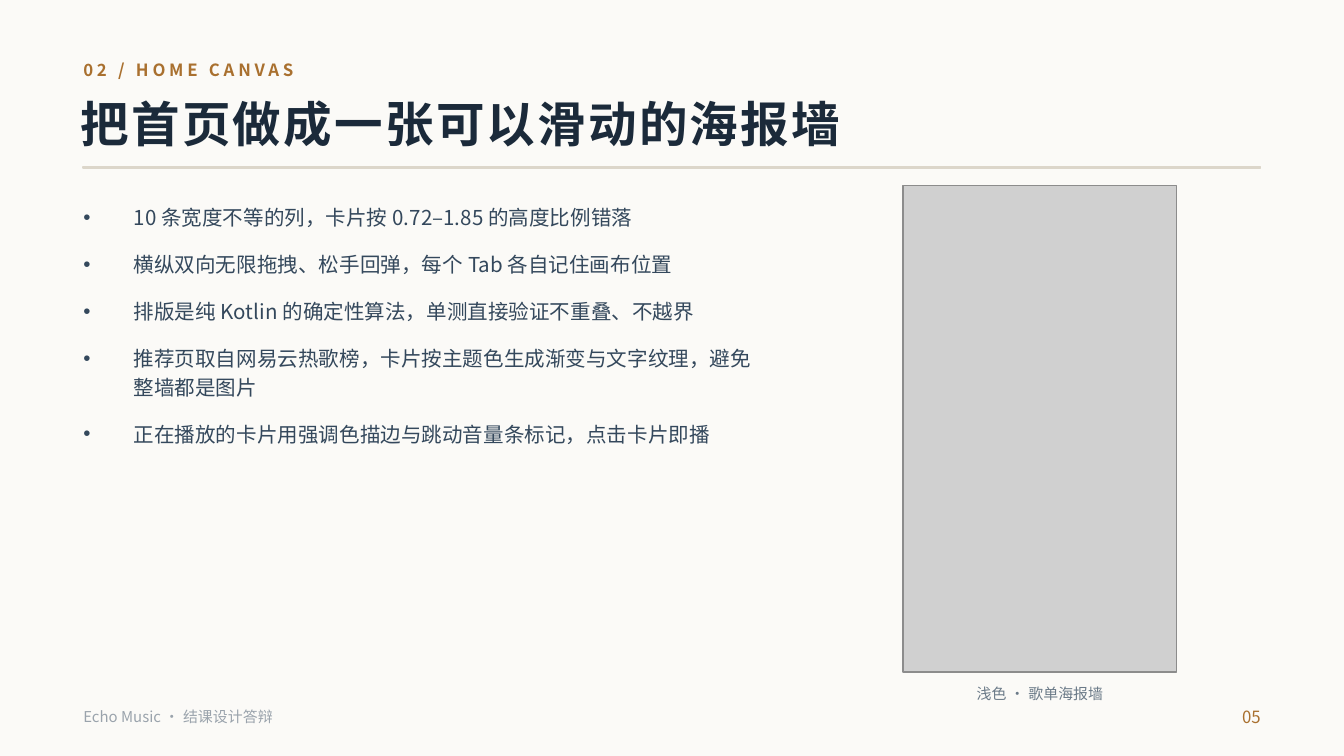
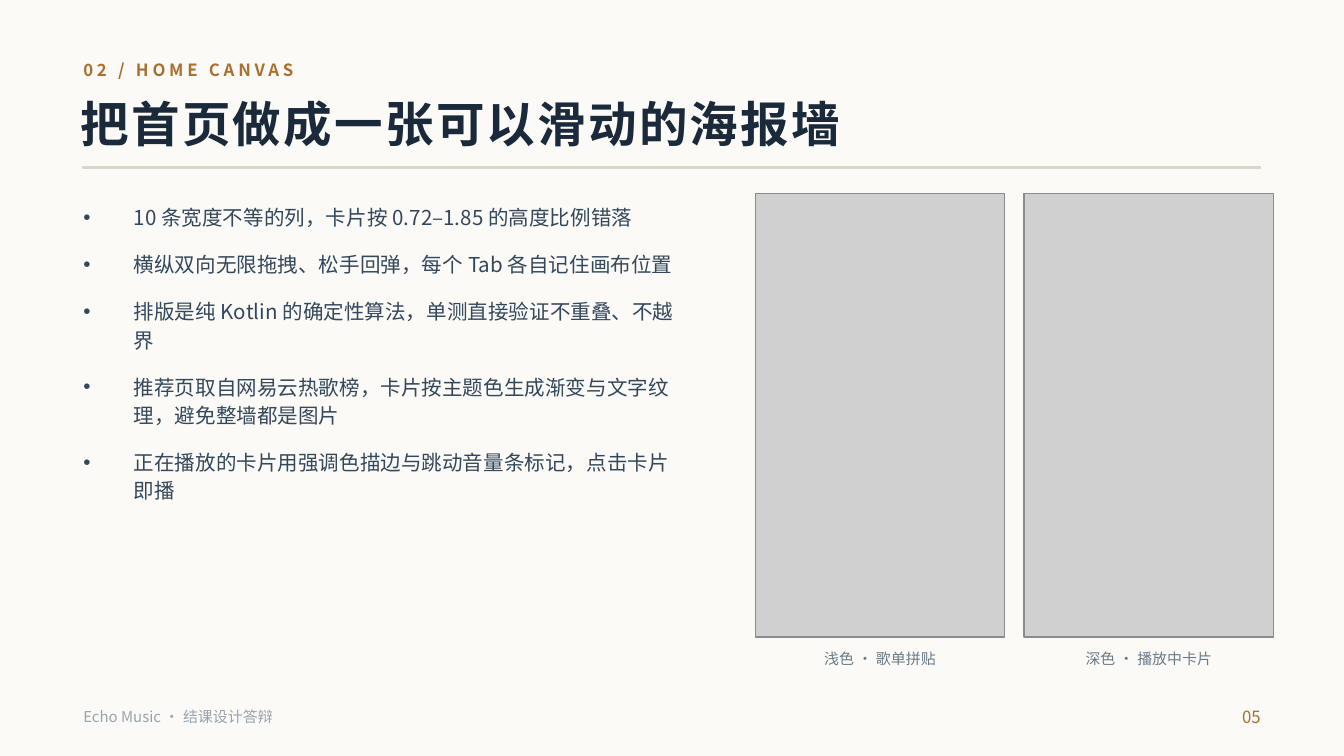
Before and after one commit to hk351/xinqiu, a slide deck: slide 5 of docs/defense/Echo音乐播放器_结课答辩.pptx. Drawn at 1344x756 pixels with LibreOffice and Linux fonts; fonts in the diff are those of the drawing; grey boxes stand for pictures. Boxes give left, top, right and bottom in pixels: in the first picture for what was removed or moved away, otherwise in the second. Text is boxed around its words. In the diff, an @@ line names an element or a change of style, - is before the commit and + after.

Commit message:
更新答辩 PPT 截图为最新版界面
- 首页改为浅色拼贴与深色播放中（双图对比）
- 播放器页换成歌词舞台与浮层播放卡
- 本地音乐页换成最新的本地列表（实拍 4 首）+ 空态引导，删除过期的旧拼贴截图
- 更新图注，重新导出 15 页 pptx

```diff
--- a/docs/defense/Echo音乐播放器_结课答辩.pptx
+++ b/docs/defense/Echo音乐播放器_结课答辩.pptx
@@ text "10 条宽度不等的列，卡片按 0.72–1.85 的高度比例错落" rewrapped from box(134, 207, 751, 444) to box(134, 207, 674, 500) @@
@@ picture: place and size @@
-picture at box(903, 185, 1177, 672)
+picture at box(755, 194, 1005, 637)
@@ picture added at box(1024, 194, 1274, 637) @@
@@ text at box(824, 651, 936, 665): text changed @@
-浅色 · 歌单海报墙
+浅色 · 歌单拼贴
@@ text added at box(1086, 651, 1212, 665), 8 pt, text #6B7A88 @@
+深色 · 播放中卡片
```
Also in this commit, not shown: 2 other slides changed, 6 other files.
